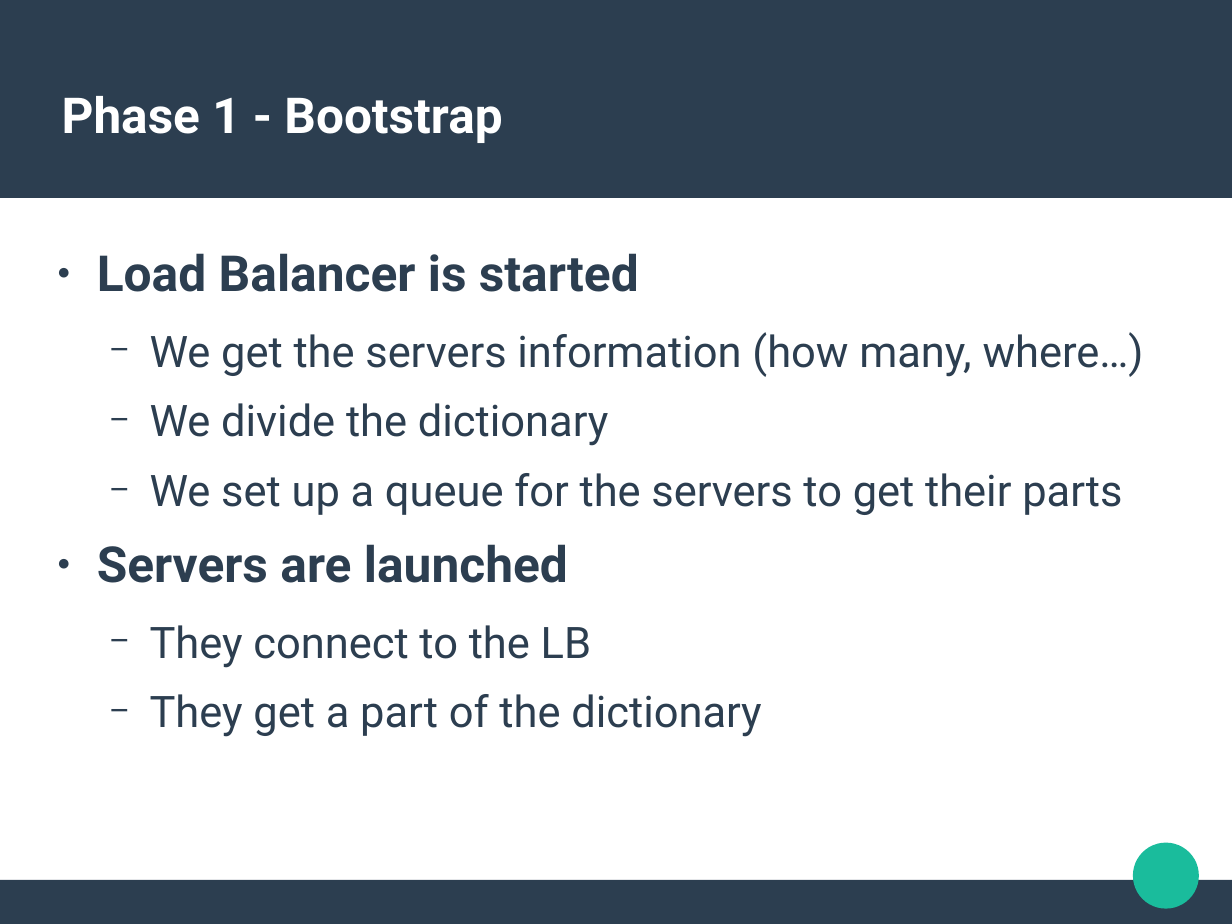
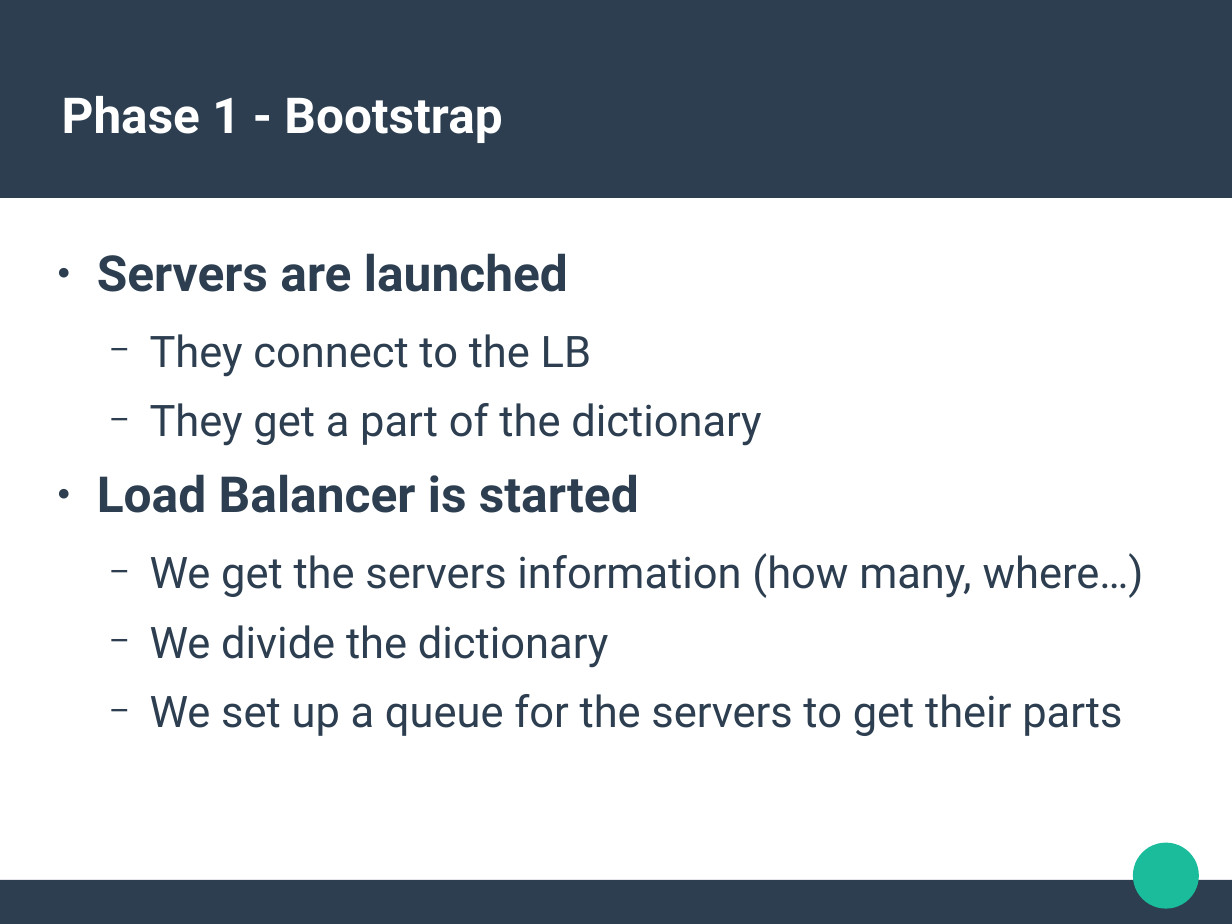
Before and after one commit to trandinhkhoa/distributed-system-project, a slide deck: slide 7 of presentation/defense.odp. Drawn at 1232x924 pixels with LibreOffice and Linux fonts; fonts in the diff are those of the drawing. Boxes give left, top, right and bottom in pixels: in the first picture for what was removed or moved away, otherwise in the second. Text is boxed around its words. In the diff, an @@ line names an element or a change of style, - is before the commit and + after.

```diff
--- a/presentation/defense.odp
+++ b/presentation/defense.odp
@@ text at bbox=[97, 253, 761, 446]: paragraphs added @@
+● Servers are launched
+  − They connect to the LB
+  − They get a part of the dictionary
@@ text at bbox=[97, 544, 761, 737]: paragraphs removed @@
-● Servers are launched
-  − They connect to the LB
-  − They get a part of the dictionary
```
